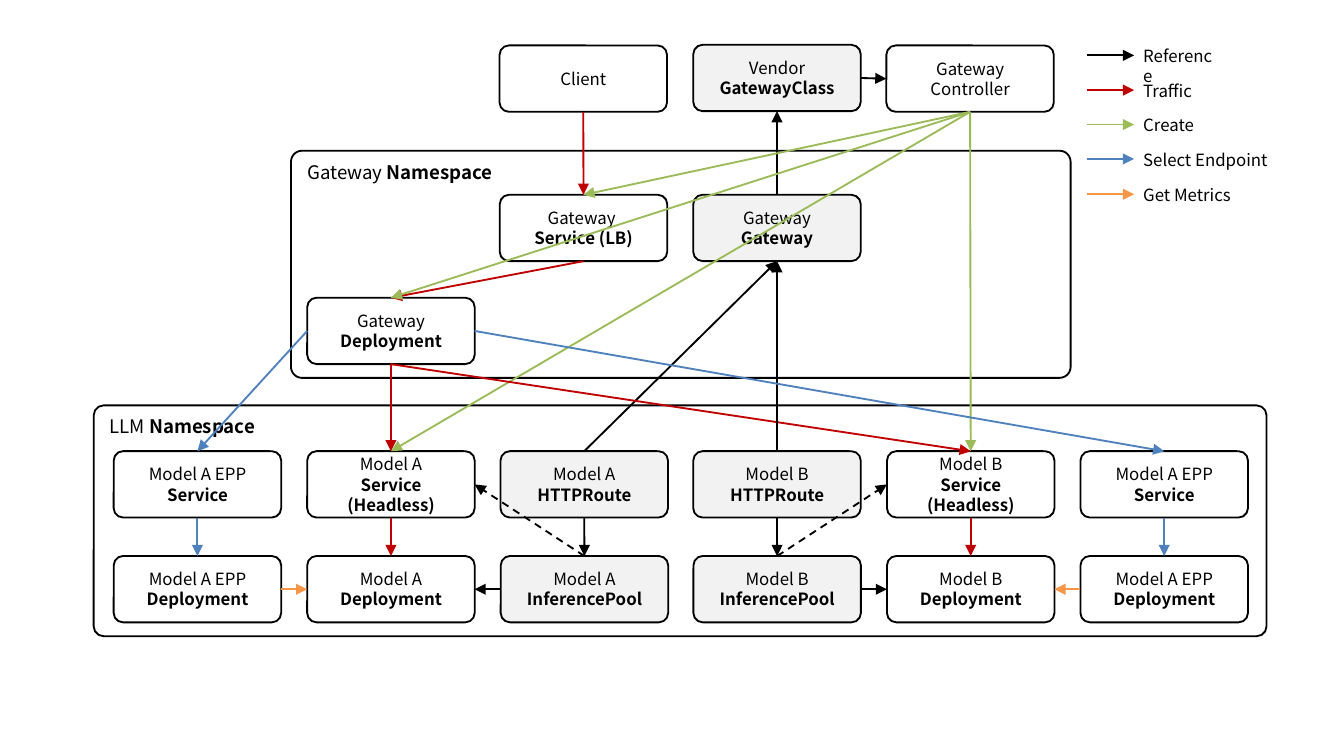
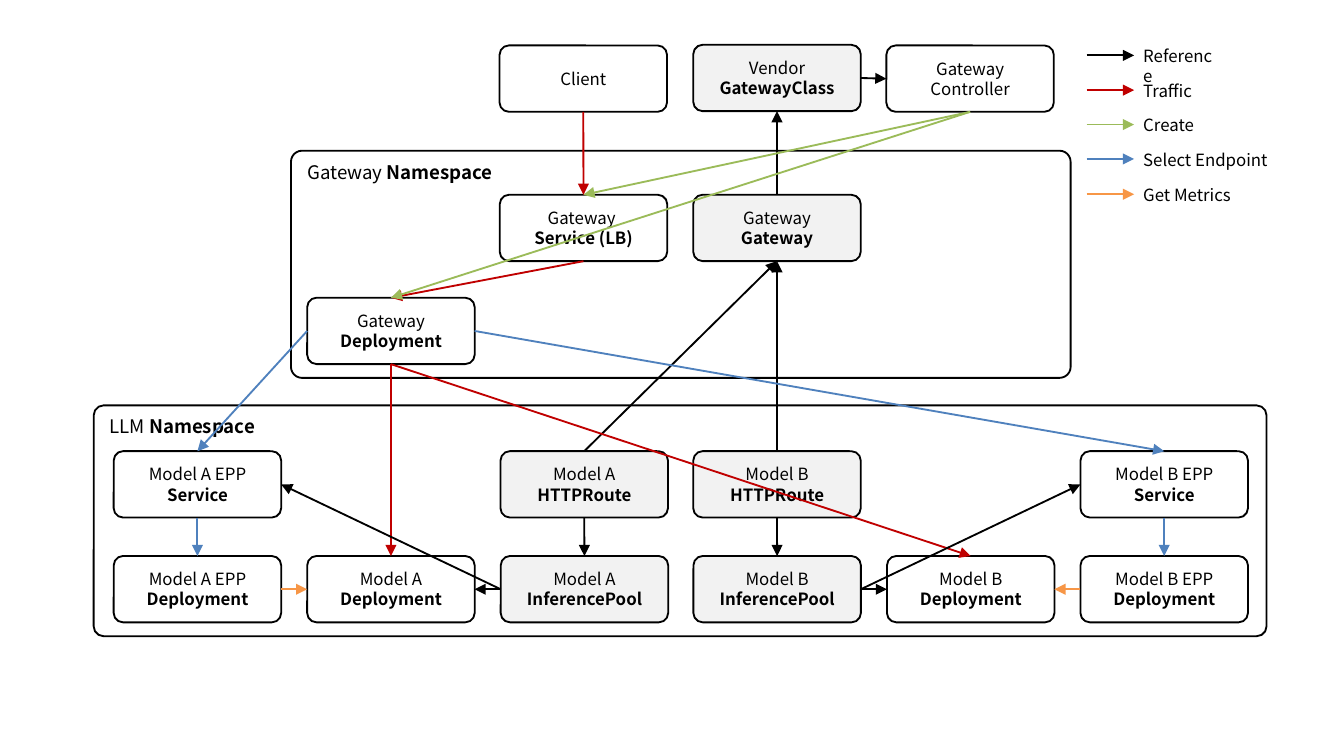
Before and after one commit to ssup2/blog-software, a slide deck: slide 1 of content/docs/theory-analysis/kubernetes-gateway-api-inference-extension/images/images.pptx. Drawn at 1344x756 pixels with LibreOffice and Linux fonts; fonts in the diff are those of the drawing. Boxes give left, top, right and bottom in pixels: in the first picture for what was removed or moved away, otherwise in the second. Text is boxed around its words. In the diff, an @@ line names an element or a change of style, - is before the commit and + after.

```diff
--- a/content/docs/theory-analysis/kubernetes-gateway-api-inference-extension/images/images.pptx
+++ b/content/docs/theory-analysis/kubernetes-gateway-api-inference-extension/images/images.pptx
@@ arrow removed from (970, 112) to (391, 452) @@
@@ arrow removed from (970, 112) to (970, 452) @@
@@ arrow moved from (391, 364) - (970, 452) to (391, 364) - (970, 556) @@
@@ arrow moved from (391, 364) - (391, 452) to (391, 364) - (391, 556) @@
@@ rounded rectangle removed at [308,452,476,517] @@
-Model A
-Service
-(Headless)
@@ rounded rectangle removed at [887,452,1055,517] @@
-Model B
-Service
-(Headless)
@@ text in rounded rectangle at [1115,466,1213,481]: text changed @@
-Model A EPP
+Model B EPP
@@ arrow added from (501, 589) to (281, 484), #000000 1 pt @@
@@ arrow removed from (585, 556) to (474, 484) @@
@@ arrow removed from (777, 556) to (887, 484) @@
@@ arrow added from (862, 589) to (1081, 484), #000000 1 pt @@
@@ arrow removed from (391, 517) to (391, 556) @@
@@ arrow removed from (970, 517) to (970, 556) @@
@@ text in rounded rectangle at [1115,571,1213,586]: text changed @@
-Model A EPP
+Model B EPP
```
Also in this commit, not shown: 1 other file.
